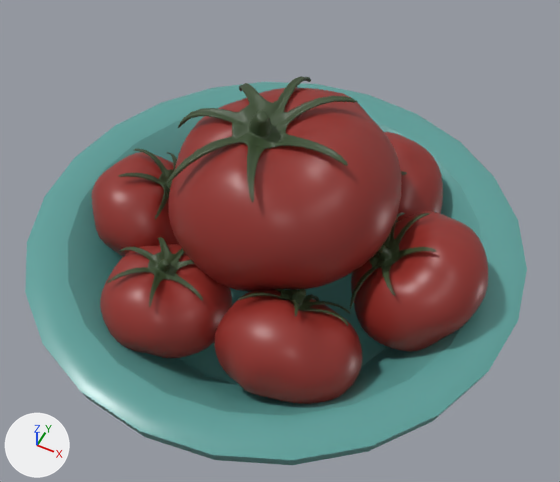
What one commit did to the glTF model www/models/lba2/layouts/DI_065_tomatoes.glb.
One viewpoint serves both versions: a camera (50 mm lens) standing at (0.29, -0.569, 0.819) and looking at (0.024, -0.036, 0.152). Arrows for +X, +Y and +Z are at lower left; the lights stay in place. Where no turn or scale is listed for an object, it has been applied to the vertices.

In view in the first picture: 'Circle', 'tomato', 'tomato.001', 'tomato.003', 'tomato.004', 'tomato.005', 'tomato.006', 'tomatogreen', 'tomatogreen.001', 'tomatogreen.003', 'tomatogreen.005', 'tomatogreen.006'.
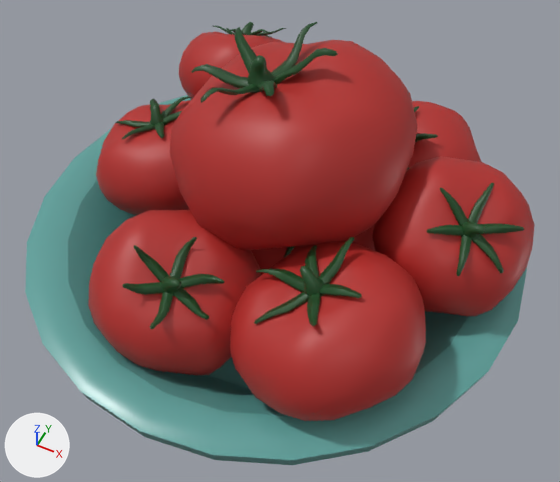
Where the newer file only moved an object's origin or applied its transform, the numbers keep the older frame.

What differs and where, as boxes (x1, y1, x2, y2) in the pictures (560 x 482 px):
'tomato_1', added (red)
    after: (170, 22, 418, 251)
'tomato.006', deleted (red)
    before: (169, 88, 401, 291)
'tomato_2', added (red)
    after: (230, 237, 426, 421)
'tomato_3', added (red)
    after: (88, 210, 261, 375)
'tomato_9', added (red)
    after: (372, 156, 535, 316)
'tomato.005', deleted (red)
    before: (351, 211, 488, 351)
'tomato.003', deleted (red)
    before: (215, 289, 362, 404)
'tomato.001', deleted (red)
    before: (100, 244, 232, 358)
'tomato_4', added (red)
    after: (96, 97, 192, 215)
'tomato', deleted (red)
    before: (92, 152, 180, 257)
'tomatogreen.006', deleted (green)
    before: (167, 76, 357, 203)
'tomato_8', added (red)
    after: (374, 101, 481, 225)
'tomato.004', deleted (red)
    before: (384, 132, 443, 221)
'tomato_7', added (red)
    after: (179, 22, 286, 100)
'tomatogreen.001', deleted (green)
    before: (106, 237, 203, 307)
'tomatogreen.005', deleted
    before: (350, 212, 436, 309)
'tomatogreen.003', deleted
    before: (238, 289, 351, 326)
'tomato_5', added (red)
    after: (251, 225, 375, 275)
'tomatogreen', deleted (green)
    before: (118, 149, 177, 220)

What the commit changed:
Material '9,4' (mat_9_4) is new.
Its base color is (0.451, 0.0242, 0.0203) (red #b32b27).
Material '6,8' (mat_6_8) is new.
Its base color is (0.011, 0.0704, 0.0168) (dark green #1b4b23).
Mesh me_tomato1_009 is new.
It has 777 vertices, 1512 faces and spans x -0.1..0.067, y -0.065..0.1, z -0.109..0.042.
Faces by material slot: [372, 1140].
It uses material mat_9_4 (red #b32b27).
It uses material mat_6_8 (dark green #1b4b23).
Mesh me_tomato1_008 is new.
It has 777 vertices, 1512 faces and spans x -0.079..0.105, y -0.075..0.108, z -0.111..0.042.
Faces by material slot: [372, 1140].
It uses material mat_9_4 (red #b32b27).
It uses material mat_6_8 (dark green #1b4b23).
Mesh me_tomato1_007 is new.
It has 776 vertices, 1510 faces and spans x -0.079..0.09, y -0.101..0.056, z -0.106..0.04.
Faces by material slot: [370, 1140].
It uses material mat_9_4 (red #b32b27).
It uses material mat_6_8 (dark green #1b4b23).
Mesh me_tomato1_005 is new.
It has 777 vertices, 1512 faces and spans x -0.089..0.093, y -0.09..0.094, z -0.109..0.023.
Faces by material slot: [372, 1140].
It uses material mat_9_4 (red #b32b27).
It uses material mat_6_8 (dark green #1b4b23).
Mesh me_tomato1_004 is new.
It has 777 vertices, 1512 faces and spans x -0.08..0.102, y -0.095..0.088, z -0.109..0.032.
Faces by material slot: [372, 1140].
It uses material mat_9_4 (red #b32b27).
It uses material mat_6_8 (dark green #1b4b23).
Mesh me_tomato1_003 is new.
It has 777 vertices, 1512 faces and spans x -0.106..0.076, y -0.07..0.109, z -0.117..0.049.
Faces by material slot: [372, 1140].
It uses material mat_9_4 (red #b32b27).
It uses material mat_6_8 (dark green #1b4b23).
Mesh me_tomato1_002 is new.
It has 776 vertices, 1510 faces and spans x -0.086..0.115, y -0.102..0.105, z -0.126..0.04.
Faces by material slot: [370, 1140].
It uses material mat_9_4 (red #b32b27).
It uses material mat_6_8 (dark green #1b4b23).
Mesh me_tomato1 is new.
It has 777 vertices, 1512 faces and spans x -0.108..0.155, y -0.126..0.138, z -0.165..0.066.
Faces by material slot: [372, 1140].
It uses material mat_9_4 (red #b32b27).
It uses material mat_6_8 (dark green #1b4b23).
Object 'tomato' (ob_tomato) is deleted.
Object 'tomatogreen' (ob_tomatogreen) is deleted.
Object 'tomato.001' (ob_tomato_001) is deleted.
Object 'tomatogreen.001' (ob_tomatogreen_001) is deleted.
Object 'tomato.003' (ob_tomato_003) is deleted.
Object 'tomatogreen.003' (ob_tomatogreen_003) is deleted.
Object 'tomato.004' (ob_tomato_004) is deleted.
Object 'tomato.005' (ob_tomato_005) is deleted.
Object 'tomatogreen.005' (ob_tomatogreen_005) is deleted.
Object 'tomato.006' (ob_tomato_006) is deleted.
Object 'tomatogreen.006' (ob_tomatogreen_006) is deleted.
Object 'tomato_9' (ob_tomato_9) is new; it shows me_tomato1_009.
Its location is (0.22, 0.008, 0.222).
Object 'tomato_8' (ob_tomato_8) is new; it shows me_tomato1_008.
Its location is (0.098, 0.13, 0.189).
Object 'tomato_7' (ob_tomato_7) is new; it shows me_tomato1_007.
Its location is (-0.141, 0.195, 0.227).
Object 'tomato_5' (ob_tomato_5) is new; it shows me_tomato1_005.
Its location is (0.042, -0.003, 0.146).
Object 'tomato_4' (ob_tomato_4) is new; it shows me_tomato1_004.
Its location is (-0.175, 0.03, 0.194).
Object 'tomato_3' (ob_tomato_3) is new; it shows me_tomato1_003.
Its location is (-0.034, -0.167, 0.183).
Object 'tomato_2' (ob_tomato_2) is new; it shows me_tomato1_002.
Its location is (0.111, -0.132, 0.21).
Object 'tomato_1' (ob_tomato_1) is new; it shows me_tomato1.
Its location is (-0.011, 0.013, 0.315).
